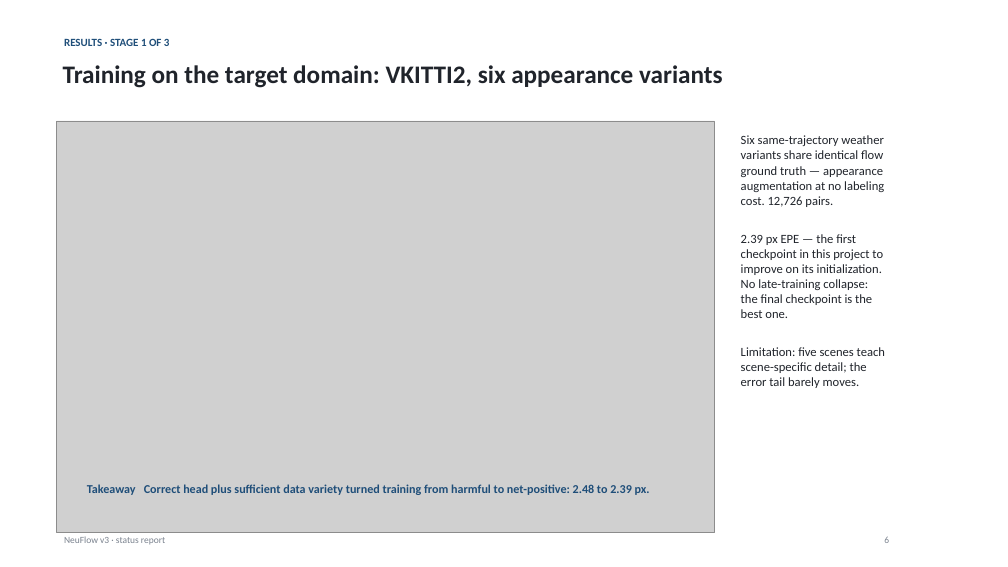
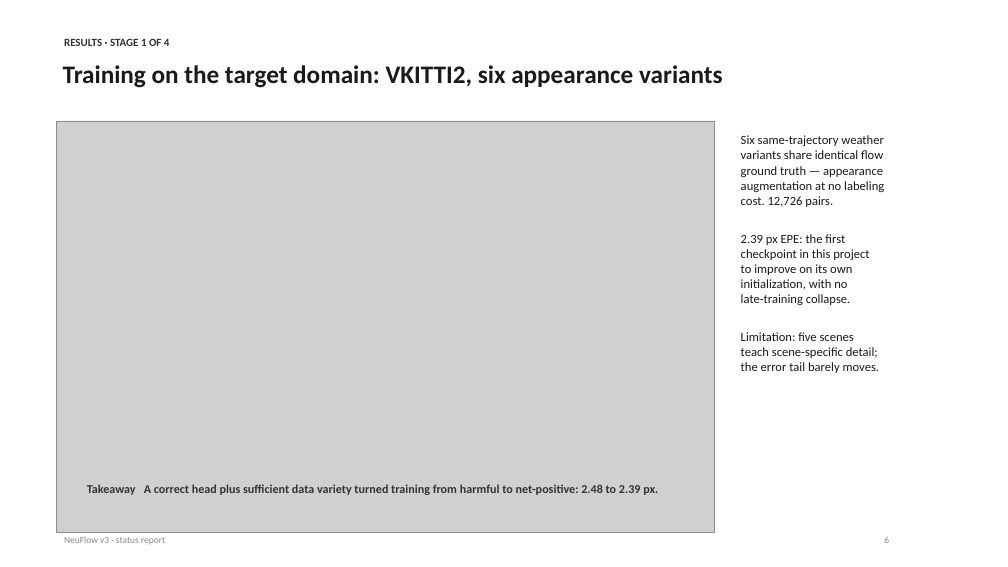
Before and after one commit to shrirag10/Neuflowv3, a slide deck: slide 6 of docs/NeuFlow_v3_status.pptx. Drawn at 1008x567 pixels with LibreOffice and Linux fonts; fonts in the diff are those of the drawing; grey boxes stand for pictures. Boxes give left, top, right and bottom in pixels: in the first picture for what was removed or moved away, otherwise in the second. Text is boxed around its words. In the diff, an @@ line names an element or a change of style, - is before the commit and + after.

Commit message:
Monochrome academic deck with flowcharts; GUI: region query window, video/YouTube, real-time motion detection, resources tab
- Deck (14 slides): monochromatic theme, native-shape pipeline flowcharts (inherited vs
  replaced), decoder-internals flowchart, mixed-stage picture slide, HPC/Spring request,
  sparse-vs-dense explained in plain terms
- GUI: drag-select region flow, local video + YouTube sources (yt-dlp), Space playback
  with ego-motion-compensated motion boxes from coarse flow (zero extra decode cost),
  System resources tab with live FPS/latency/GPU/VRAM/CPU/RAM sparklines
- Selftest: 26ms click, region window, motion box detected, 39 FPS playback

```diff
--- a/docs/NeuFlow_v3_status.pptx
+++ b/docs/NeuFlow_v3_status.pptx
@@ text "Training on the target domain: ..." at box(63, 65, 723, 88): text colour #20242B to #1A1A1A @@
@@ text at box(64, 39, 170, 46): text changed; text colour #1F4E79 to #333333 @@
-RESULTS · STAGE 1 OF 3
+RESULTS · STAGE 1 OF 4
@@ text at box(741, 135, 884, 207): text colour #20242B to #1A1A1A in "Six same-trajectory weather", "variants share identical flow", "ground truth — appearance", "augmentation at no labeling" and 1 more places @@
@@ text at box(741, 234, 880, 373): text changed; text colour #20242B to #1A1A1A @@
-2.39 px EPE — the first
-checkpoint in this project to
-improve on its initialization.
-No late-training collapse:
-the final checkpoint is the
-best one.
-Limitation: five scenes teach
-scene-specific detail; the
-error tail barely moves.
+2.39 px EPE: the first
+checkpoint in this project
+to improve on its own
+initialization, with no
+late-training collapse.
+Limitation: five scenes
+teach scene-specific detail;
+the error tail barely moves.
@@ text at box(87, 484, 658, 495): text changed; text colour #1F4E79 to #333333 @@
-Takeaway Correct head plus sufficient data variety turned training from harmful to net-positive: 2.48 to 2.39 px.
+Takeaway A correct head plus sufficient data variety turned training from harmful to net-positive: 2.48 to 2.39 px.
```
Also in this commit, not shown: 11 other slides changed, 2 slides added, 1 slide removed, 8 other files.
